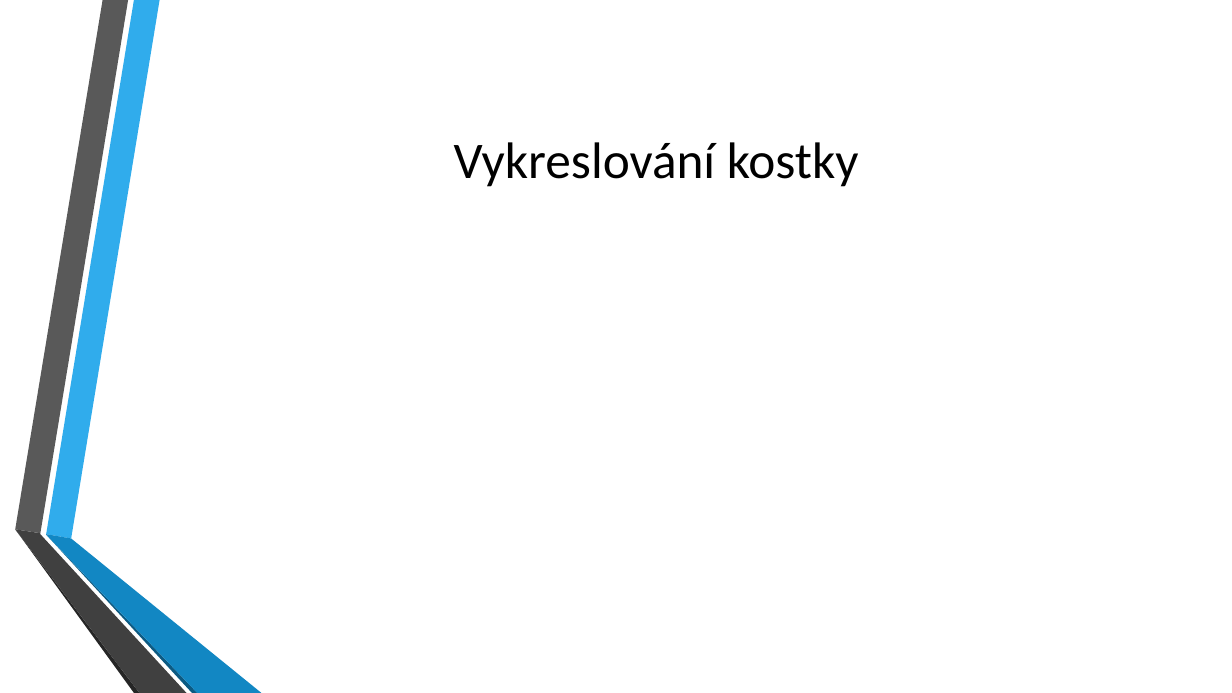
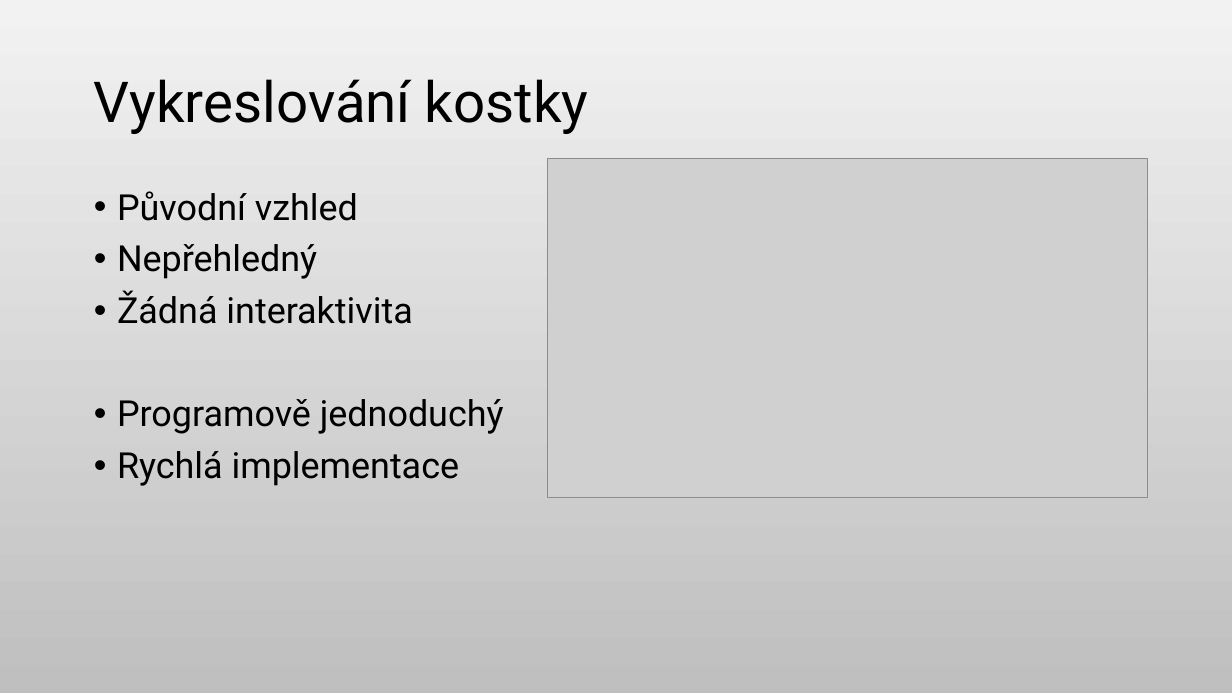
Before and after one commit to KurtinLukas/Rubiks-cube-ROP, a slide deck: slide 7 of ROP Kurtin prezentace.pptx. Drawn at 1232x693 pixels with LibreOffice and Linux fonts; fonts in the diff are those of the drawing; grey boxes stand for pictures; background and template pictures are left out. Boxes give left, top, right and bottom in pixels: in the first picture for what was removed or moved away, otherwise in the second. Text is boxed around its words. In the diff, an @@ line names an element or a change of style, - is before the commit and + after.

```diff
--- a/ROP Kurtin prezentace.pptx
+++ b/ROP Kurtin prezentace.pptx
@@ background picture (left out) to gradient #F2F2F2 to #BFBFBF @@
@@ title "Vykreslování kostky" moved from (x1=454, y1=142, x2=859, y2=187) to (x1=94, y1=79, x2=589, y2=134) @@
@@ title "Vykreslování kostky" at (x1=94, y1=79, x2=589, y2=134): size 40 to 44 pt, font Calibri to Roboto; alignment centre to left; line spacing 1 to 0.9 @@
@@ picture added at (x1=548, y1=159, x2=1148, y2=498) @@
@@ text added at (x1=117, y1=191, x2=504, y2=486), 28 pt, text #000000 @@
+• Původní vzhled
+• Nepřehledný
+• Žádná interaktivita
+• Programově jednoduchý
+• Rychlá implementace
@@ group removed at (x1=15, y1=0, x2=262, y2=693): 6 freeform shapes @@
```
Also in this commit, not shown: 7 other slides changed, 2 slides added, 2 slides removed, 5 other files.
